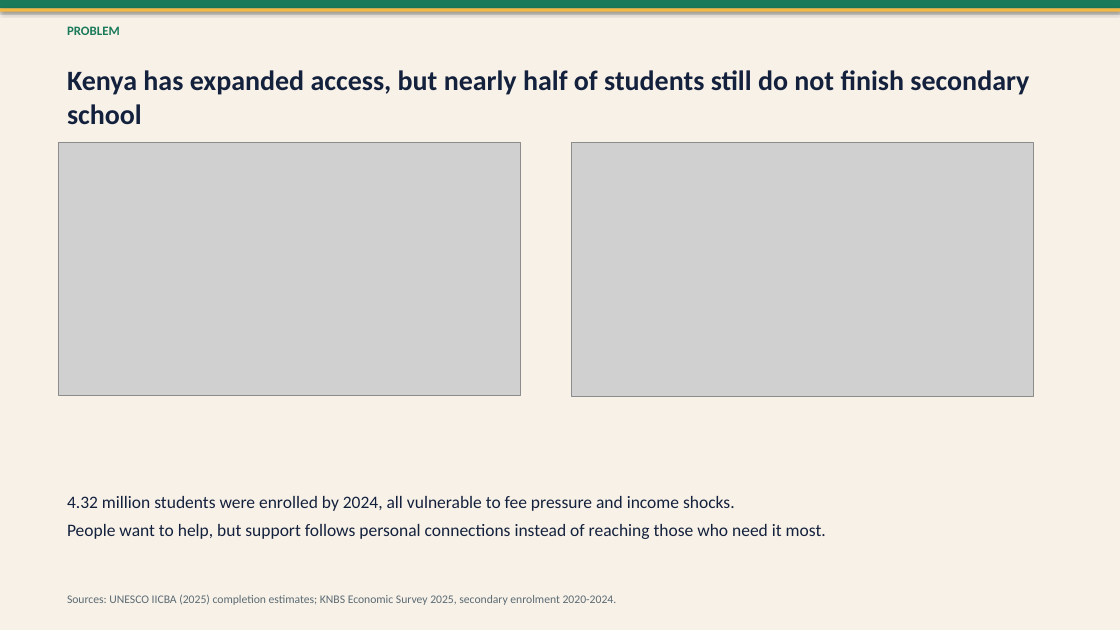
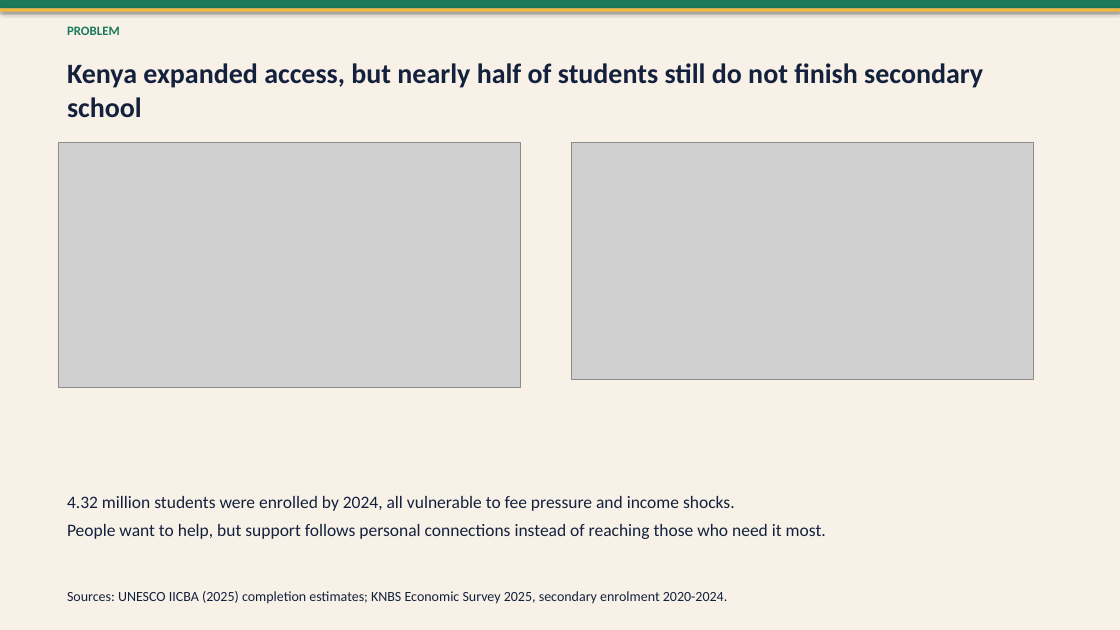
Before and after one commit to Jesyldah/ElimuMatch, a slide deck: slide 2 of ElimuMatch_Executive_Pitch.pptx. Drawn at 1120x630 pixels with LibreOffice and Linux fonts; fonts in the diff are those of the drawing; grey boxes stand for pictures. Boxes give left, top, right and bottom in pixels: in the first picture for what was removed or moved away, otherwise in the second. Text is boxed around its words. In the diff, an @@ line names an element or a change of style, - is before the commit and + after.

```diff
--- a/ElimuMatch_Executive_Pitch.pptx
+++ b/ElimuMatch_Executive_Pitch.pptx
@@ text at box(67, 63, 983, 118): text changed @@
-Kenya has expanded access, but nearly half of students still do not finish secondary school
+Kenya expanded access, but nearly half of students still do not finish secondary school
@@ picture: place and size @@
-picture at box(59, 143, 521, 395)
+picture at box(59, 143, 521, 387)
@@ picture: place and size @@
-picture at box(571, 143, 1033, 397)
+picture at box(571, 143, 1033, 380)
@@ text "Sources: UNESCO IICBA (2025) completion ..." at box(67, 591, 728, 604): size 10 to 12 pt, text colour #5C6B73 to #14213D @@
```
Also in this commit, not shown: 9 other slides changed, 24 other files.
